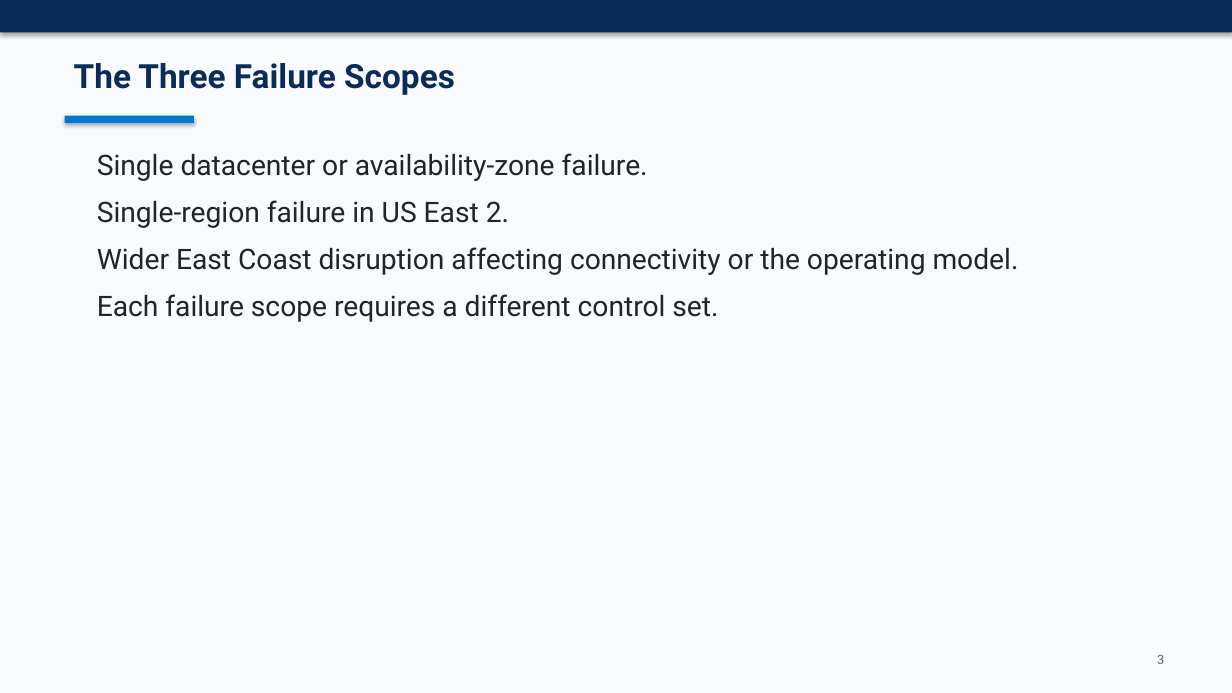
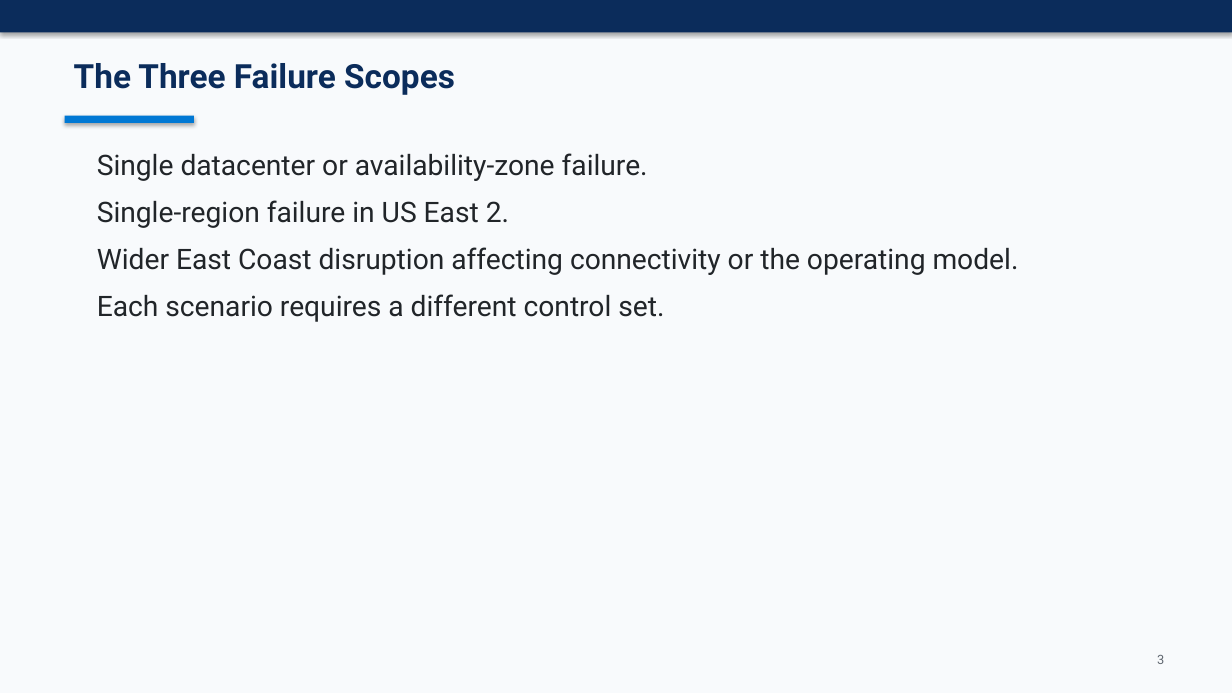
Before and after one commit to kprpg/arcjumpstart, a slide deck: slide 3 of docs/azure-regional-bcdr-slide-deck.pptx. Drawn at 1232x693 pixels with LibreOffice and Linux fonts; fonts in the diff are those of the drawing. Boxes give left, top, right and bottom in pixels: in the first picture for what was removed or moved away, otherwise in the second. Text is boxed around its words. In the diff, an @@ line names an element or a change of style, - is before the commit and + after.

```diff
--- a/docs/azure-regional-bcdr-slide-deck.pptx
+++ b/docs/azure-regional-bcdr-slide-deck.pptx
@@ text at [97, 294, 664, 322]: text changed @@
-Each failure scope requires a different control set.
+Each scenario requires a different control set.
```
Also in this commit, not shown: 6 other slides changed, 4 other files.
